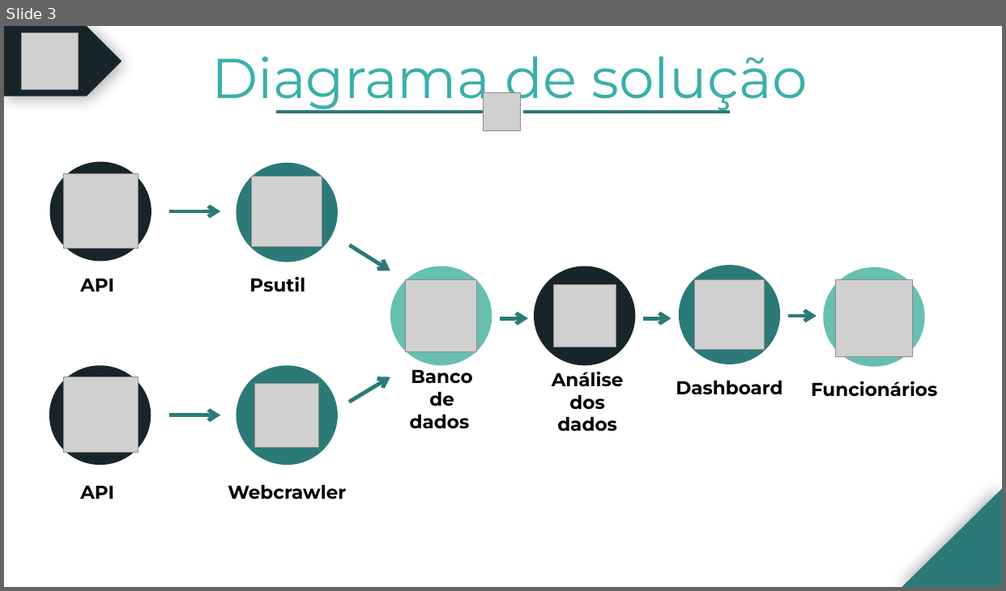
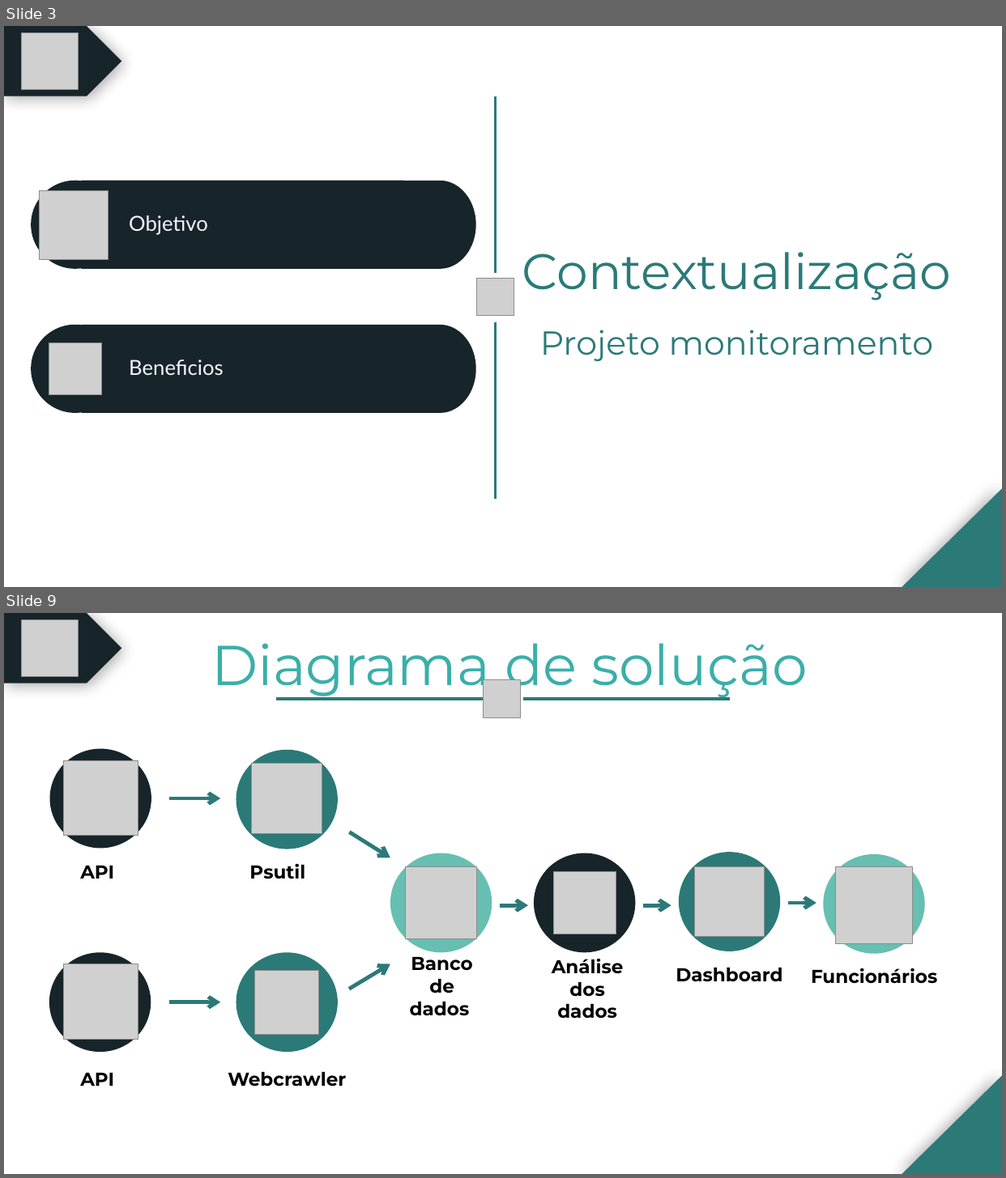
Before and after one commit to BandTec/grupo-10-ccoa-20201, a slide deck: MONITORAMENTO/Documentação/PPTs/Cold Stock Apresentação - Sprint 3.pptx. Shown one above the other, each under a label of ours: slide 3 before the commit, slides 3 and 9 after it; the slides between them are not shown. The pictures are 1006x591 and 1006x1178 pixels, drawn with LibreOffice and Linux fonts; fonts in the diff are those of the drawing; grey boxes stand for pictures. Boxes give left, top, right and bottom in pixels: in the first picture for what was removed or moved away, otherwise in the second. Text is boxed around its words. In the diff, an @@ line names an element or a change of style, - is before the commit and + after.

```diff
--- a/MONITORAMENTO/Documentação/PPTs/Cold Stock Apresentação - Sprint 3.pptx
+++ b/MONITORAMENTO/Documentação/PPTs/Cold Stock Apresentação - Sprint 3.pptx
@@ slide 3 added at [4, 26, 1002, 587], background #FFFFFF @@
@@ pentagon arrow added at [4, 26, 121, 96], fill #17252A @@
@@ picture added at [22, 32, 78, 89] @@
@@ line added from (495, 273) to (495, 96), #2B7A78 3 pt @@
@@ ellipse added at [31, 180, 119, 268], fill #17252A @@
@@ picture added at [39, 190, 108, 259] @@
@@ rectangle added at [81, 180, 404, 268], fill #17252A @@
@@ flow chart delay added at [404, 180, 476, 268], fill #17252A @@
@@ text added at [129, 216, 208, 235], 20 pt, text #F1F6FB @@
+Objetivo
@@ text added at [522, 252, 952, 361], 32 pt, text #2B7A78 @@
+Contextualização
+Projeto monitoramento
@@ picture added at [476, 278, 513, 316] @@
@@ ellipse added at [31, 325, 119, 413], fill #17252A @@
@@ rectangle added at [81, 325, 404, 413], fill #17252A @@
@@ flow chart delay added at [404, 325, 476, 413], fill #17252A @@
@@ line added from (495, 500) to (495, 322), #2B7A78 3 pt @@
@@ picture added at [49, 343, 101, 395] @@
@@ text added at [129, 360, 224, 375], 20 pt, text #F1F6FB @@
+Beneficios
@@ right triangle added at [902, 489, 1002, 587], fill #2B7A78 @@
@@ what was slide 3 is now slide 9 @@
```
Also in this commit, not shown: 8 slides changed, 10 other slides added, 9 slides removed, 1 other file.
